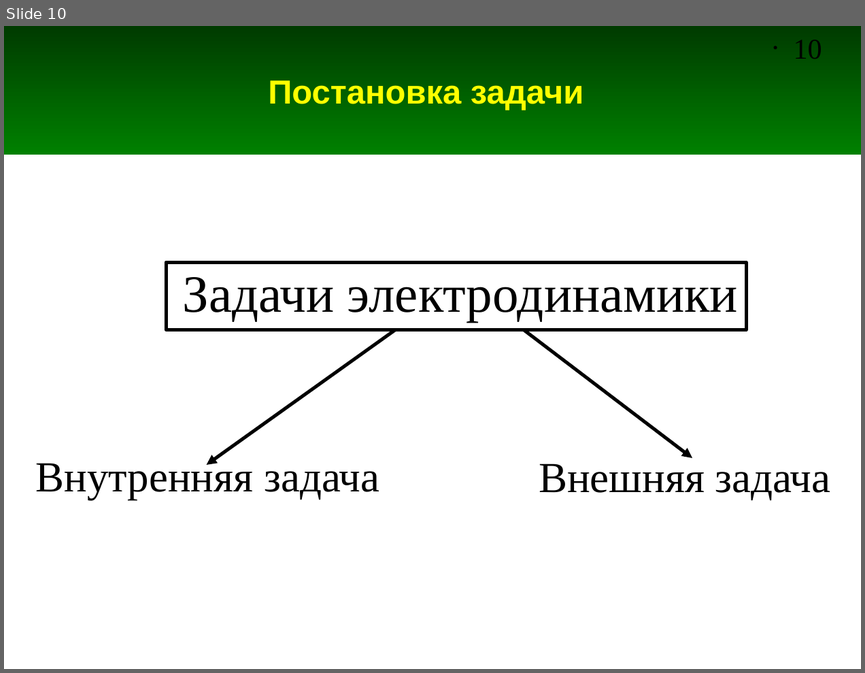
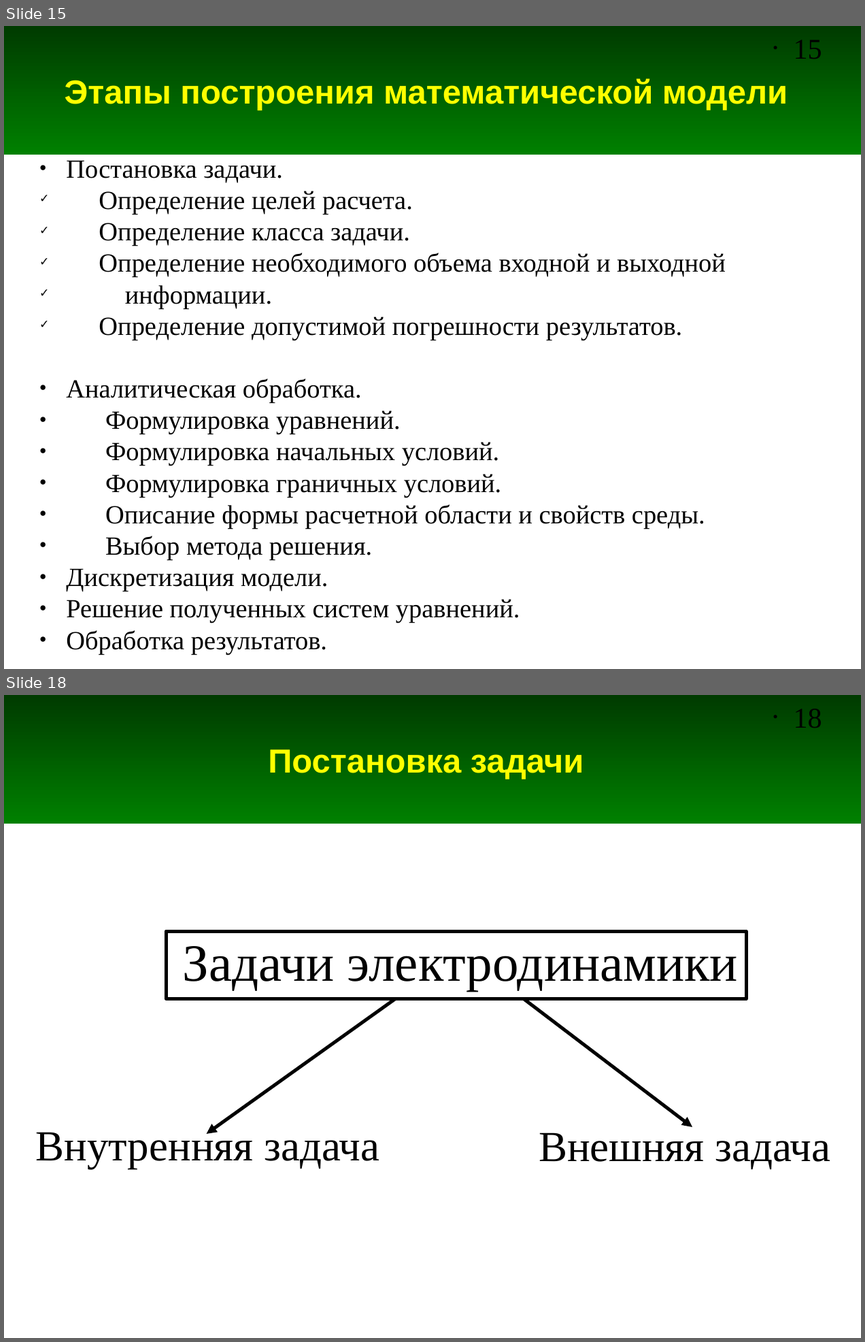
Before and after one commit to andris0147sv/modelling, a slide deck: presentations/1. Problem Statement.odp. Shown one above the other, each under a label of ours: slide 10 before the commit, slides 15 and 18 after it; the slides between them are not shown. The pictures are 865x673 and 865x1342 pixels, drawn with LibreOffice and Linux fonts; fonts in the diff are those of the drawing. Boxes give left, top, right and bottom in pixels: in the first picture for what was removed or moved away, otherwise in the second. Text is boxed around its words. In the diff, an @@ line names an element or a change of style, - is before the commit and + after.

```diff
--- a/presentations/1. Problem Statement.odp
+++ b/presentations/1. Problem Statement.odp
@@ slide 15 added at (4,26,861,669), background #FFFFFF; not listed: 2 template elements that a slide beside it also shows @@
@@ title added at (65,78,787,110), 28 pt, text #FFFF00, bold @@
+Этапы построения математической модели
@@ text added at (66,160,725,654), 22 pt, text #000000 @@
+● Постановка задачи.
+✓ Определение целей расчета.
+✓ Определение класса задачи.
+✓ Определение необходимого объема входной и выходной
+✓ информации.
+✓ Определение допустимой погрешности результатов.
+● Аналитическая обработка.
+● Формулировка уравнений.
+● Формулировка начальных условий.
+● Формулировка граничных условий.
+● Описание формы расчетной области и свойств среды.
+● Выбор метода решения.
+● Дискретизация модели.
+● Решение полученных систем уравнений.
+● Обработка результатов.
@@ what was slide 10 is now slide 18 @@
@@ page number at (793,709,822,728): text changed @@
-• 10
+• 18
```
Also in this commit, not shown: 6 slides changed, 7 other slides added, 1 other file.
